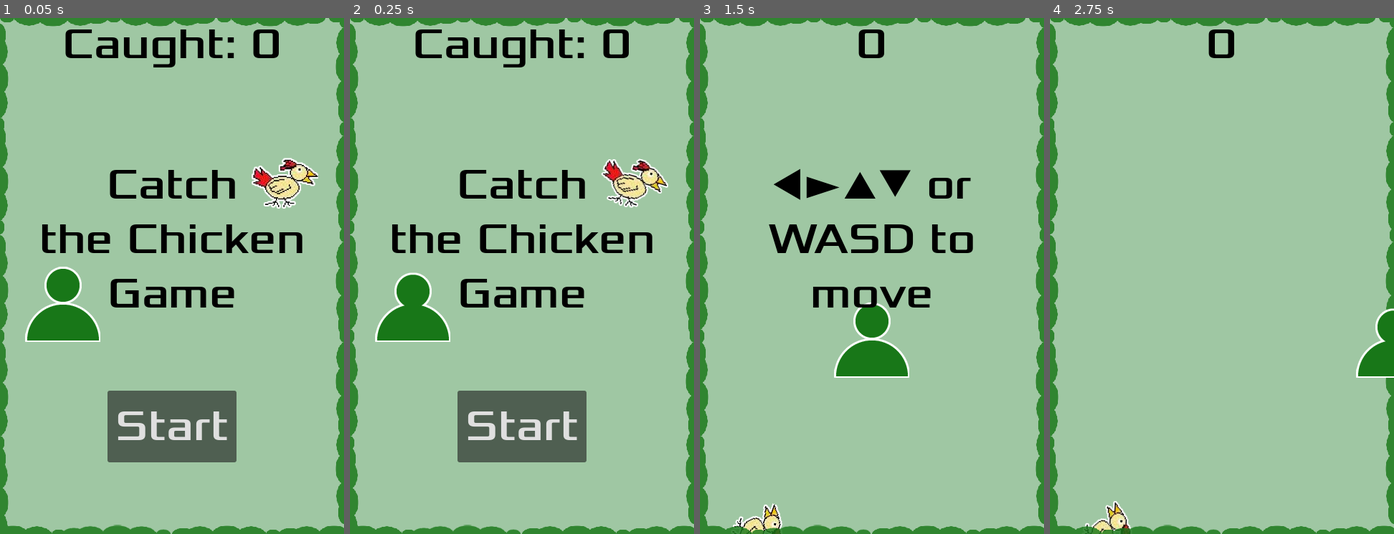
Above: before the commit, frames 1-4 (left to right).
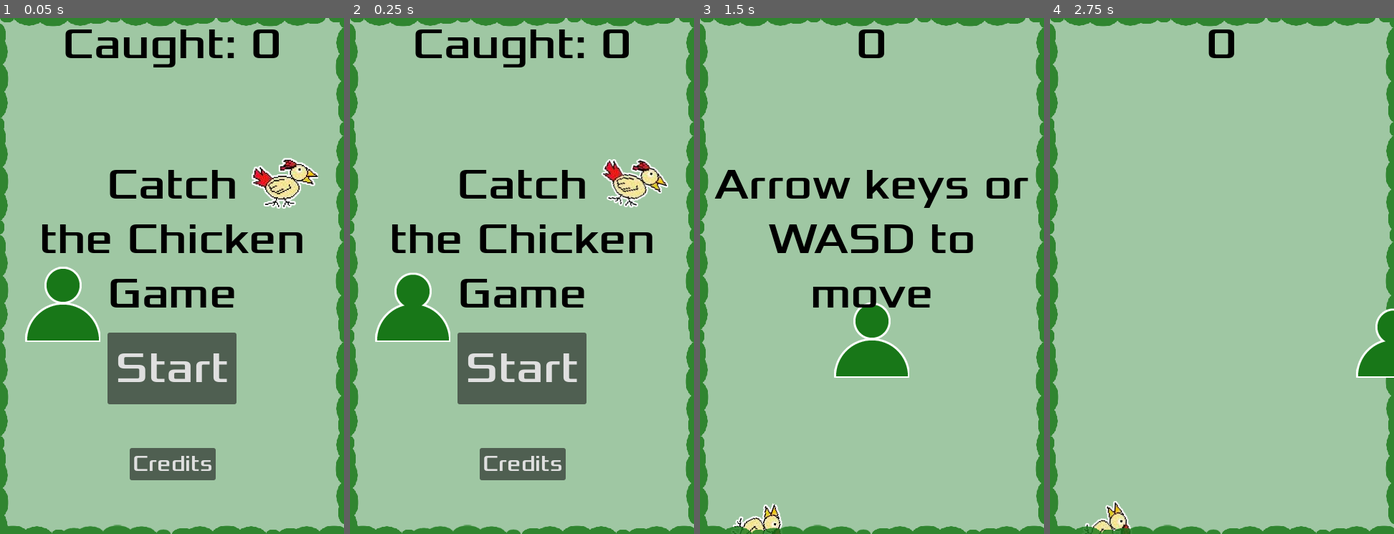
Above: after the commit, the same moments.

Repository: hchiam/learning-godot
Game: Godot game, scene res://main.tscn
The game is run twice, just before and just after one commit, with the same random seed, the same clock (stepped at 60 frames per second) and the same inputs.
Inputs (mouse positions are in pixels of both pictures, inside the frame that each line leads up to):
- Up to frame 1 (0.05 s): no input
- Up to frame 2 (0.25 s): no input
- Up to frame 3 (1.5 s): click (872, 461) at 0.5 s, where only the run after the commit has a clickable "Credits"; click "Start" at 1.25 s
- Up to frame 4 (2.75 s): move the mouse to (1297, 250) at 2.02 s; hold D (move_right) from 2.03 s (still down); click (1297, 250) at 2.17 s

The runs differ from the first frame. In frame 1, 8.6% of the frame differs, in the area x 31-69%, y 60-90%; in frame 2, 8.6%; in frame 3, 2.3%; in frame 4, nothing differs.

Commit message:
fix mobile right button and add cc0 music/sound credits

Diff:
--- a/catch_the_chicken/hud.gd
+++ b/catch_the_chicken/hud.gd
@@ -24,11 +24,13 @@
 
 func _on_StartButton_pressed():
 	$StartButton.hide()
+	$CreditsButton.hide()
+	$CreditsLabel.hide()
 	start_game.emit()
 	if OS.has_feature("web_android") or OS.has_feature("web_ios"):
 		show_movement_buttons()
 	else:
-		show_message("◀►▲▼ or WASD to move")
+		show_message("Arrow keys or WASD to move")
 
 
 func _on_MessageTimer_timeout():
@@ -97,3 +99,8 @@
 	ev.action = "move_right"
 	ev.pressed = false
 	Input.parse_input_event(ev)
+
+
+func _on_credits_button_pressed():
+	$CreditsButton.hide()
+	$CreditsLabel.show()
--- a/catch_the_chicken/hud.tscn
+++ b/catch_the_chicken/hud.tscn
@@ -49,9 +49,9 @@
 anchor_right = 0.5
 anchor_bottom = 1.0
 offset_left = -90.0
-offset_top = -200.0
+offset_top = -281.0
 offset_right = 90.0
-offset_bottom = -100.0
+offset_bottom = -181.0
 grow_horizontal = 2
 grow_vertical = 0
 theme_override_fonts/font = ExtResource("2_2jm3i")
@@ -75,10 +75,12 @@
 offset_bottom = -200.0
 grow_horizontal = 2
 grow_vertical = 0
+rotation = -1.5708
+pivot_offset = Vector2(50, 50)
 theme_override_fonts/font = ExtResource("2_2jm3i")
 theme_override_font_sizes/font_size = 60
 shortcut = SubResource("4")
-text = "▲"
+text = ">"
 
 [node name="Down" type="Button" parent="."]
 visible = false
@@ -93,10 +95,12 @@
 offset_bottom = -5.0
 grow_horizontal = 2
 grow_vertical = 0
+rotation = 1.5708
+pivot_offset = Vector2(50, 50)
 theme_override_fonts/font = ExtResource("2_2jm3i")
 theme_override_font_sizes/font_size = 60
 shortcut = SubResource("4")
-text = "▼"
+text = ">"
 
 [node name="Left" type="Button" parent="."]
 visible = false
@@ -111,10 +115,12 @@
 offset_bottom = -104.0
 grow_horizontal = 2
 grow_vertical = 0
+rotation = 3.14159
+pivot_offset = Vector2(50, 50)
 theme_override_fonts/font = ExtResource("2_2jm3i")
 theme_override_font_sizes/font_size = 60
 shortcut = SubResource("4")
-text = "◀"
+text = ">"
 
 [node name="Right" type="Button" parent="."]
 visible = false
@@ -129,10 +135,52 @@
 offset_bottom = -104.0
 grow_horizontal = 2
 grow_vertical = 0
+pivot_offset = Vector2(50, 50)
 theme_override_fonts/font = ExtResource("2_2jm3i")
 theme_override_font_sizes/font_size = 60
 shortcut = SubResource("4")
-text = "►"
+text = ">"
+
+[node name="CreditsButton" type="Button" parent="."]
+anchors_preset = 7
+anchor_left = 0.5
+anchor_top = 1.0
+anchor_right = 0.5
+anchor_bottom = 1.0
+offset_left = -59.0
+offset_top = -120.0
+offset_right = 61.0
+offset_bottom = -75.0
+grow_horizontal = 2
+grow_vertical = 0
+pivot_offset = Vector2(60, 22.5)
+theme_override_fonts/font = ExtResource("2_2jm3i")
+theme_override_font_sizes/font_size = 30
+shortcut = SubResource("4")
+text = "Credits"
+
+[node name="CreditsLabel" type="Label" parent="."]
+visible = false
+anchors_preset = 14
+anchor_top = 0.5
+anchor_right = 1.0
+anchor_bottom = 0.5
+offset_left = 22.0
+offset_top = 201.0
+offset_right = -18.0
+offset_bottom = 334.0
+grow_horizontal = 2
+grow_vertical = 2
+theme_override_colors/font_color = Color(0, 0, 0, 1)
+theme_override_fonts/font = ExtResource("2_2jm3i")
+theme_override_font_sizes/font_size = 15
+text = "This game uses CC0-licensed music and sound effects from Freesound:
+
+- \"Little, happy tune - 22.10.2015\" by cabled_mess
+- \"Chicken\" by D4XX
+- \"Walking on forest floor\" by KieranKeegan
+"
+autowrap_mode = 2
 
 [connection signal="pressed" from="StartButton" to="." method="_on_StartButton_pressed"]
 [connection signal="timeout" from="MessageTimer" to="." method="_on_MessageTimer_timeout"]
@@ -144,3 +192,4 @@
 [connection signal="button_up" from="Left" to="." method="_on_left_button_up"]
 [connection signal="button_down" from="Right" to="." method="_on_right_button_down"]
 [connection signal="button_up" from="Right" to="." method="_on_right_button_up"]
+[connection signal="pressed" from="CreditsButton" to="." method="_on_credits_button_pressed"]
Not shown, changed: catch_the_chicken/export_presets.cfg
Binary file changed: catch_the_chicken/web_export_goes_here/Catch the Chicken Game.apple-touch-icon.png
Not shown, removed: catch_the_chicken/web_export_goes_here/Catch the Chicken Game.apple-touch-icon.png.import
Binary file changed: catch_the_chicken/web_export_goes_here/Catch the Chicken Game.icon.png
Not shown, removed: catch_the_chicken/web_export_goes_here/Catch the Chicken Game.icon.png.import
Binary file changed: catch_the_chicken/web_export_goes_here/Catch the Chicken Game.png
Not shown, removed: catch_the_chicken/web_export_goes_here/Catch the Chicken Game.png.import
Binary file removed: catch_the_chicken/web_export_goes_here/index.apple-touch-icon.png
Binary file removed: catch_the_chicken/web_export_goes_here/index.icon.png
Binary file removed: catch_the_chicken/web_export_goes_here/index.png
Not shown, changed: catch_the_chicken/README.md
Not shown, removed: catch_the_chicken/web_export_goes_here/Catch the Chicken Game.html
(and 8 more such lines)
